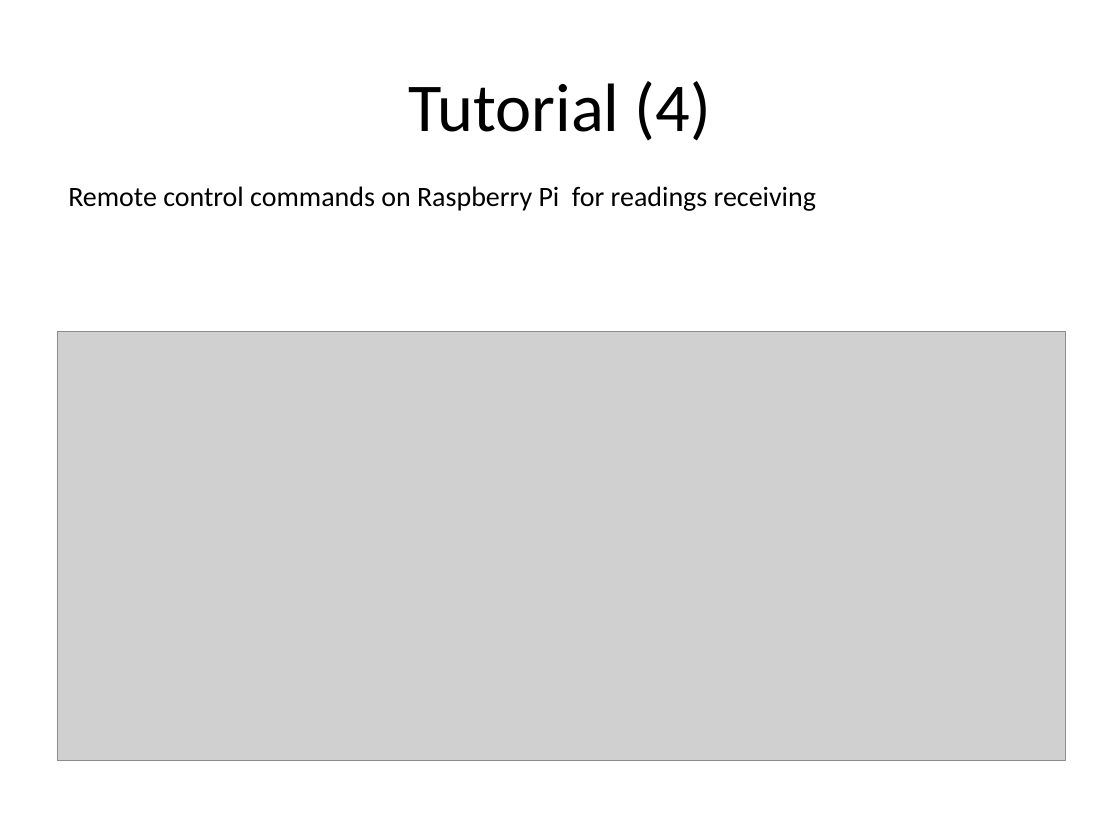
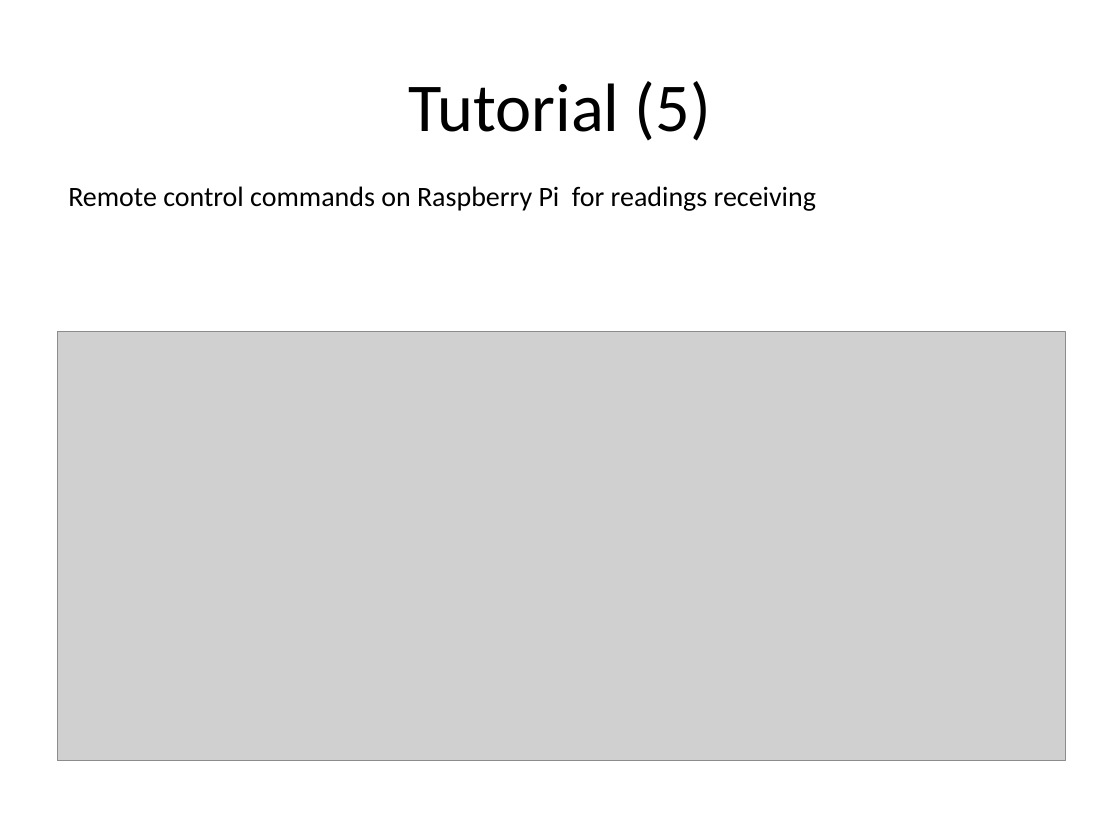
Before and after one commit to Vasilisdi/Technical-Report, a slide deck: slide 6 of Report/Tutorial/Diploma Theis Tutorial.pptx (slide 5 before the commit). Drawn at 1120x840 pixels with LibreOffice and Linux fonts; fonts in the diff are those of the drawing; grey boxes stand for pictures. Boxes give left, top, right and bottom in pixels: in the first picture for what was removed or moved away, otherwise in the second. Text is boxed around its words. In the diff, an @@ line names an element or a change of style, - is before the commit and + after.

```diff
--- a/Report/Tutorial/Diploma Theis Tutorial.pptx
+++ b/Report/Tutorial/Diploma Theis Tutorial.pptx
@@ title at box(408, 81, 711, 141): text changed @@
-Tutorial (4)
+Tutorial (5)
```
Also in this commit, not shown: 2 other slides changed, 1 slide added, 8 other files.
